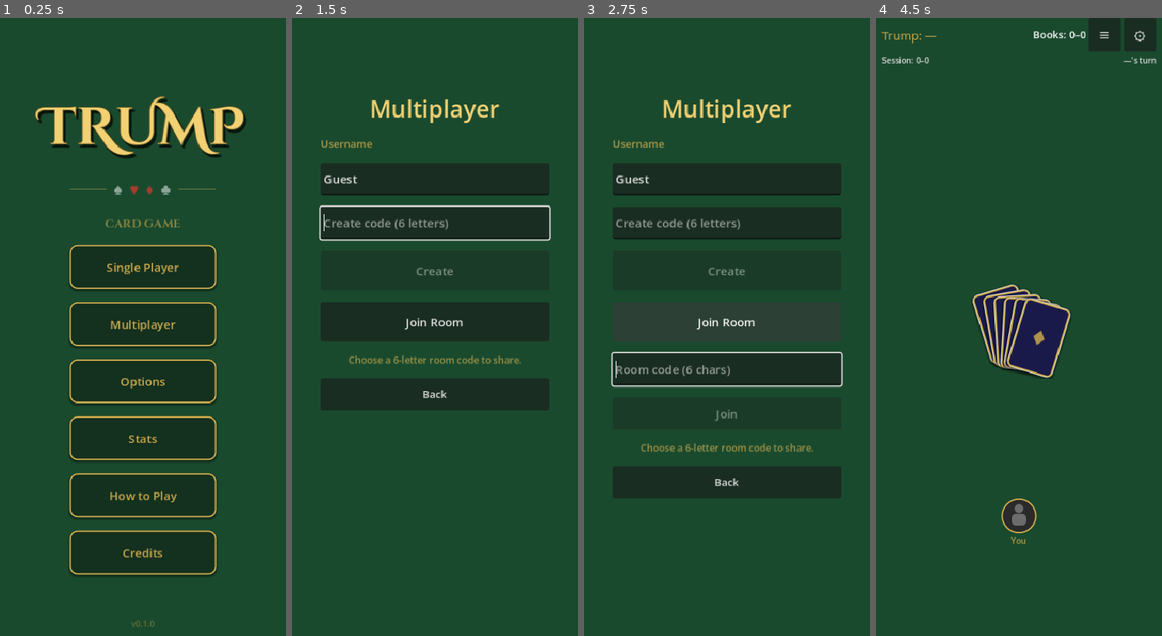
Above: before the commit, frames 1-4 (left to right).
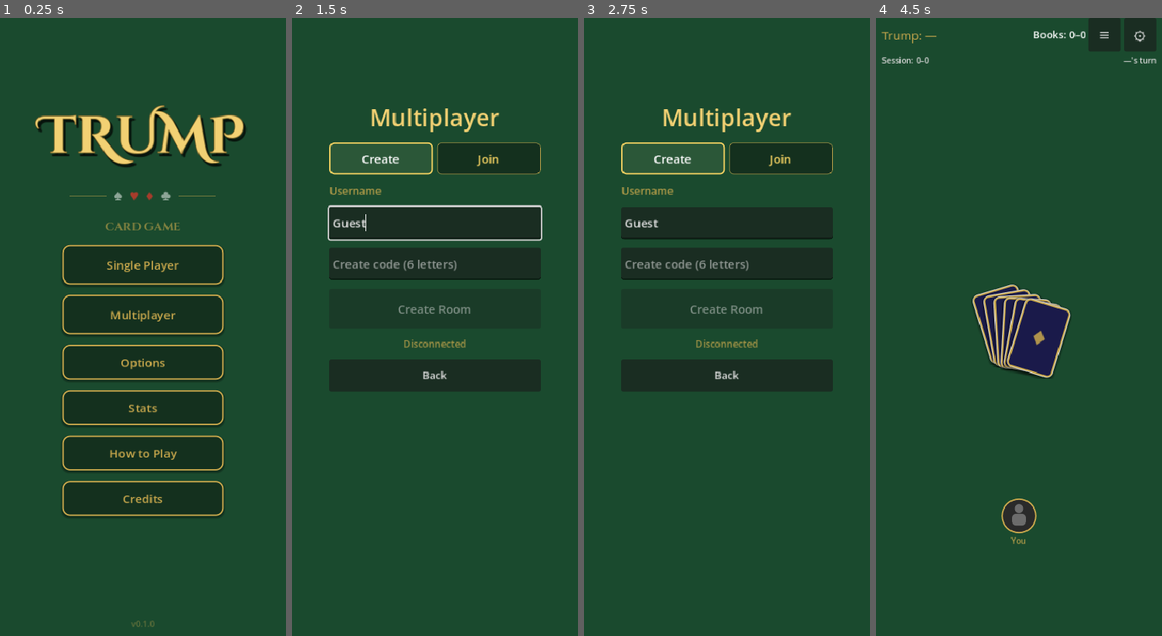
Above: after the commit, the same moments.

Repository: randyramsaywack/trump-mobile-card-game
Game: Godot game, scene res://scenes/main_menu.tscn
Two runs of this game, one before a commit and one after it. Both use one fixed random seed, a clock stepped at 60 frames per second and the inputs below.
Inputs (mouse positions are in pixels of both pictures, inside the frame that each line leads up to):
- Up to frame 1 (0.25 s): no input
- Up to frame 2 (1.5 s): click "Multiplayer" at 0.5 s; click (435, 228) at 1.25 s, where only the run before the commit has a clickable "Create Room"
- Up to frame 3 (2.75 s): click (727, 320) at 2 s, where only the run before the commit has a clickable "Join Room"
- Up to frame 4 (4.5 s): click (964, 160) at 2.75 s, where only the run after the commit has a clickable "Create"; click "Back" at 3.5 s; click "Single Player" at 4.25 s

The runs differ from the first frame. In frame 1, 18% of the frame differs, in the area x 12-86%, y 12-91%; in frame 2, 15%; in frame 3, 15%; in frame 4, nothing differs.

Commit message:
feat(ui): start Variant B mobile rehaul

Diff:
--- a/scenes/main_menu.tscn
+++ b/scenes/main_menu.tscn
@@ -1,6 +1,7 @@
-[gd_scene load_steps=5 format=3 uid="uid://mainmenu"]
+[gd_scene load_steps=6 format=3 uid="uid://mainmenu"]
 
 [ext_resource type="Script" path="res://scripts/ui/main_menu_ui.gd" id="1_mainmenu"]
+[ext_resource type="Script" path="res://scripts/ui/safe_area_margins.gd" id="2_safe"]
 
 [sub_resource type="StyleBoxFlat" id="SB_btn_normal"]
 bg_color = Color(0.08, 0.19, 0.12, 1)
@@ -45,11 +46,13 @@
 color = Color(0.102, 0.29, 0.18, 1)
 
 [node name="CenterLayout" type="VBoxContainer" parent="."]
+script = ExtResource("2_safe")
 anchor_left = 0.1
 anchor_top = 0.12
 anchor_right = 0.9
 anchor_bottom = 0.92
-theme_override_constants/separation = 18
+theme_override_constants/separation = 14
+base_gutter = 12.0
 
 [node name="TitleLabel" type="Label" parent="CenterLayout"]
 layout_mode = 2
@@ -118,7 +121,7 @@
 [node name="SinglePlayerBtn" type="Button" parent="CenterLayout"]
 layout_mode = 2
 size_flags_horizontal = 4
-custom_minimum_size = Vector2(200, 60)
+custom_minimum_size = Vector2(220, 54)
 text = "Single Player"
 theme_override_font_sizes/font_size = 16
 theme_override_colors/font_color = Color(0.788, 0.659, 0.298, 1)
@@ -131,7 +134,7 @@
 [node name="MultiplayerBtn" type="Button" parent="CenterLayout"]
 layout_mode = 2
 size_flags_horizontal = 4
-custom_minimum_size = Vector2(200, 60)
+custom_minimum_size = Vector2(220, 54)
 text = "Multiplayer"
 theme_override_font_sizes/font_size = 16
 theme_override_colors/font_color = Color(0.788, 0.659, 0.298, 1)
@@ -145,7 +148,7 @@
 [node name="OptionsBtn" type="Button" parent="CenterLayout"]
 layout_mode = 2
 size_flags_horizontal = 4
-custom_minimum_size = Vector2(200, 60)
+custom_minimum_size = Vector2(220, 48)
 text = "Options"
 theme_override_font_sizes/font_size = 16
 theme_override_colors/font_color = Color(0.788, 0.659, 0.298, 1)
@@ -158,7 +161,7 @@
 [node name="StatsBtn" type="Button" parent="CenterLayout"]
 layout_mode = 2
 size_flags_horizontal = 4
-custom_minimum_size = Vector2(200, 60)
+custom_minimum_size = Vector2(220, 48)
 text = "Stats"
 theme_override_font_sizes/font_size = 16
 theme_override_colors/font_color = Color(0.788, 0.659, 0.298, 1)
@@ -171,7 +174,7 @@
 [node name="HowToPlayBtn" type="Button" parent="CenterLayout"]
 layout_mode = 2
 size_flags_horizontal = 4
-custom_minimum_size = Vector2(200, 60)
+custom_minimum_size = Vector2(220, 48)
 text = "How to Play"
 theme_override_font_sizes/font_size = 16
 theme_override_colors/font_color = Color(0.788, 0.659, 0.298, 1)
@@ -184,7 +187,7 @@
 [node name="CreditsBtn" type="Button" parent="CenterLayout"]
 layout_mode = 2
 size_flags_horizontal = 4
-custom_minimum_size = Vector2(200, 60)
+custom_minimum_size = Vector2(220, 48)
 text = "Credits"
 theme_override_font_sizes/font_size = 16
 theme_override_colors/font_color = Color(0.788, 0.659, 0.298, 1)
--- a/scenes/ui/multiplayer_menu.tscn
+++ b/scenes/ui/multiplayer_menu.tscn
@@ -1,6 +1,31 @@
-[gd_scene format=3 uid="uid://qdguli7pojcg"]
+[gd_scene load_steps=5 format=3 uid="uid://qdguli7pojcg"]
 
 [ext_resource type="Script" path="res://scripts/ui/multiplayer_menu_ui.gd" id="1_mp_menu"]
+[ext_resource type="Script" path="res://scripts/ui/safe_area_margins.gd" id="2_safe"]
+
+[sub_resource type="StyleBoxFlat" id="SB_segment"]
+bg_color = Color(0.08, 0.19, 0.12, 1)
+border_width_left = 1
+border_width_top = 1
+border_width_right = 1
+border_width_bottom = 1
+border_color = Color(0.788, 0.659, 0.298, 0.55)
+corner_radius_top_left = 6
+corner_radius_top_right = 6
+corner_radius_bottom_right = 6
+corner_radius_bottom_left = 6
+
+[sub_resource type="StyleBoxFlat" id="SB_segment_active"]
+bg_color = Color(0.17, 0.34, 0.22, 1)
+border_width_left = 2
+border_width_top = 2
+border_width_right = 2
+border_width_bottom = 2
+border_color = Color(0.95, 0.82, 0.38, 1)
+corner_radius_top_left = 6
+corner_radius_top_right = 6
+corner_radius_bottom_right = 6
+corner_radius_bottom_left = 6
 
 [node name="MultiplayerMenu" type="Control"]
 script = ExtResource("1_mp_menu")
@@ -15,11 +40,13 @@
 color = Color(0.102, 0.29, 0.18, 1)
 
 [node name="Center" type="VBoxContainer" parent="."]
+script = ExtResource("2_safe")
 anchor_left = 0.1
 anchor_top = 0.12
 anchor_right = 0.9
 anchor_bottom = 0.92
-theme_override_constants/separation = 16
+theme_override_constants/separation = 12
+base_gutter = 12.0
 
 [node name="TitleLabel" type="Label" parent="Center"]
 layout_mode = 2
@@ -27,6 +54,35 @@
 horizontal_alignment = 1
 theme_override_font_sizes/font_size = 32
 theme_override_colors/font_color = Color(0.95, 0.82, 0.45, 1)
+
+[node name="ModeRow" type="HBoxContainer" parent="Center"]
+layout_mode = 2
+theme_override_constants/separation = 6
+
+[node name="CreateTabButton" type="Button" parent="Center/ModeRow"]
+layout_mode = 2
+size_flags_horizontal = 3
+custom_minimum_size = Vector2(0, 44)
+toggle_mode = true
+button_pressed = true
+text = "Create"
+theme_override_colors/font_color = Color(0.95, 0.82, 0.38, 1)
+theme_override_styles/normal = SubResource("SB_segment")
+theme_override_styles/hover = SubResource("SB_segment_active")
+theme_override_styles/pressed = SubResource("SB_segment_active")
+theme_override_styles/focus = SubResource("SB_segment_active")
+
+[node name="JoinTabButton" type="Button" parent="Center/ModeRow"]
+layout_mode = 2
+size_flags_horizontal = 3
+custom_minimum_size = Vector2(0, 44)
+toggle_mode = true
+text = "Join"
+theme_override_colors/font_color = Color(0.95, 0.82, 0.38, 1)
+theme_override_styles/normal = SubResource("SB_segment")
+theme_override_styles/hover = SubResource("SB_segment_active")
+theme_override_styles/pressed = SubResource("SB_segment_active")
+theme_override_styles/focus = SubResource("SB_segment_active")
 
 [node name="UsernameLabel" type="Label" parent="Center"]
 layout_mode = 2
@@ -48,7 +104,6 @@
 theme_override_font_sizes/font_size = 14
 
 [node name="CreateCodeEdit" type="LineEdit" parent="Center"]
-visible = false
 layout_mode = 2
 custom_minimum_size = Vector2(0, 44)
 max_length = 6
@@ -58,12 +113,6 @@
 layout_mode = 2
 custom_minimum_size = Vector2(0, 54)
 text = "Create Room"
-theme_override_font_sizes/font_size = 16
-
-[node name="JoinButton" type="Button" parent="Center"]
-layout_mode = 2
-custom_minimum_size = Vector2(0, 54)
-text = "Join Room"
 theme_override_font_sizes/font_size = 16
 
 [node name="JoinCodeEdit" type="LineEdit" parent="Center"]
@@ -76,8 +125,8 @@
 [node name="JoinConfirmButton" type="Button" parent="Center"]
 visible = false
 layout_mode = 2
-custom_minimum_size = Vector2(0, 44)
-text = "Join"
+custom_minimum_size = Vector2(0, 54)
+text = "Join Room"
 theme_override_font_sizes/font_size = 16
 
 [node name="StatusLabel" type="Label" parent="Center"]
--- a/scenes/ui/room_waiting.tscn
+++ b/scenes/ui/room_waiting.tscn
@@ -1,6 +1,7 @@
-[gd_scene format=3 uid="uid://roomwaiting"]
+[gd_scene load_steps=3 format=3 uid="uid://roomwaiting"]
 
 [ext_resource type="Script" path="res://scripts/ui/room_waiting_ui.gd" id="1_room_wait"]
+[ext_resource type="Script" path="res://scripts/ui/safe_area_margins.gd" id="2_safe"]
 
 [node name="RoomWaiting" type="Control"]
 script = ExtResource("1_room_wait")
@@ -15,11 +16,13 @@
 color = Color(0.102, 0.29, 0.18, 1)
 
 [node name="Center" type="VBoxContainer" parent="."]
+script = ExtResource("2_safe")
 anchor_left = 0.08
 anchor_top = 0.1
 anchor_right = 0.92
 anchor_bottom = 0.92
-theme_override_constants/separation = 14
+theme_override_constants/separation = 12
+base_gutter = 12.0
 
 [node name="TitleLabel" type="Label" parent="Center"]
 layout_mode = 2
@@ -45,21 +48,25 @@
 layout_mode = 2
 text = "Seat 1: Empty — AI will fill"
 theme_override_font_sizes/font_size = 18
+theme_override_colors/font_color = Color(0.92, 0.92, 0.92, 1)
 
 [node name="Seat1" type="Label" parent="Center"]
 layout_mode = 2
 text = "Seat 2: Empty — AI will fill"
 theme_override_font_sizes/font_size = 18
+theme_override_colors/font_color = Color(0.92, 0.92, 0.92, 1)
 
 [node name="Seat2" type="Label" parent="Center"]
 layout_mode = 2
 text = "Seat 3: Empty — AI will fill"
 theme_override_font_sizes/font_size = 18
+theme_override_colors/font_color = Color(0.92, 0.92, 0.92, 1)
 
 [node name="Seat3" type="Label" parent="Center"]
 layout_mode = 2
 text = "Seat 4: Empty — AI will fill"
 theme_override_font_sizes/font_size = 18
+theme_override_colors/font_color = Color(0.92, 0.92, 0.92, 1)
 
 [node name="StartButton" type="Button" parent="Center"]
 layout_mode = 2
--- a/scripts/ui/animation_manager.gd
+++ b/scripts/ui/animation_manager.gd
@@ -2,8 +2,8 @@
 extends RefCounted
 
 ## Centralized animation primitives for the game table UI.
-## All durations are scaled by Settings.anim_multiplier() so the Slow/Normal/Fast
-## animation-speed setting affects every animation uniformly.
+## All durations are scaled by Settings.anim_multiplier(); animation speed is
+## fixed in Settings rather than exposed as a user-facing setting.
 ## Every function returns a Tween the caller can `await tween.finished` on.
 
 const DEAL_DURATION := 0.3
--- a/scripts/ui/multiplayer_menu_ui.gd
+++ b/scripts/ui/multiplayer_menu_ui.gd
@@ -5,9 +5,10 @@
 
 @onready var username_edit: LineEdit = $Center/UsernameEdit
 @onready var rejoin_button: Button = $Center/RejoinButton
+@onready var create_tab_button: Button = $Center/ModeRow/CreateTabButton
+@onready var join_tab_button: Button = $Center/ModeRow/JoinTabButton
 @onready var create_code_edit: LineEdit = $Center/CreateCodeEdit
 @onready var create_button: Button = $Center/CreateButton
-@onready var join_button: Button = $Center/JoinButton
 @onready var join_code_edit: LineEdit = $Center/JoinCodeEdit
 @onready var join_confirm_button: Button = $Center/JoinConfirmButton
 @onready var status_label: Label = $Center/StatusLabel
@@ -16,6 +17,7 @@
 ## True between pressing Create/Join and receiving `room_joined`, so we can
 ## route the arriving ROOM_JOINED signal into the correct next-scene.
 var _pending_action: String = ""
+var _mode := "create"
 
 func _ready() -> void:
 	# The multiplayer username is persisted separately from the single-player
@@ -24,8 +26,9 @@
 	username_edit.text_changed.connect(_on_username_changed)
 	create_code_edit.text_changed.connect(_on_room_code_changed)
 	join_code_edit.text_changed.connect(_on_join_code_changed)
+	create_tab_button.pressed.connect(func(): _set_mode("create"))
+	join_tab_button.pressed.connect(func(): _set_mode("join"))
 	create_button.pressed.connect(_on_create_pressed)
-	join_button.pressed.connect(_on_join_pressed)
 	join_confirm_button.pressed.connect(_on_join_confirm_pressed)
 	rejoin_button.pressed.connect(_on_rejoin_pressed)
 	back_button.pressed.connect(_go_back)
@@ -33,6 +36,7 @@
 	NetworkState.connection_state_changed.connect(_on_connection_state_changed)
 	NetworkState.room_state_changed.connect(_on_room_state_changed)
 	NetworkState.error_received.connect(_on_error_received)
+	_set_mode("create")
 	_refresh_buttons()
 	_refresh_status()
 
@@ -56,9 +60,9 @@
 
 func _refresh_buttons() -> void:
 	var valid := _current_username() != ""
-	create_button.disabled = not valid or (create_code_edit.visible and not _is_valid_room_code(create_code_edit.text))
-	create_button.text = "Create" if create_code_edit.visible else "Create Room"
-	join_button.disabled = not valid
+	create_tab_button.button_pressed = _mode == "create"
+	join_tab_button.button_pressed = _mode == "join"
+	create_button.disabled = not valid or not _is_valid_room_code(create_code_edit.text)
 	join_confirm_button.disabled = not valid or not _is_valid_room_code(join_code_edit.text)
 	rejoin_button.disabled = not valid
 
@@ -78,12 +82,6 @@
 	NetworkState.local_username = Settings.mp_username
 
 func _on_create_pressed() -> void:
-	if not create_code_edit.visible:
-		create_code_edit.visible = true
-		create_code_edit.grab_focus()
-		status_label.text = "Choose a 6-letter room code to share."
-		_refresh_buttons()
-		return
 	var code := _normalize_room_code(create_code_edit.text)
 	if not _is_valid_room_code(code):
 		status_label.text = "Enter a 6-letter room code. Do not use I or O."
@@ -92,13 +90,6 @@
 	_pending_action = "create"
 	_start_connection_then(func(): NetworkState.create_room(code))
 
-func _on_join_pressed() -> void:
-	# Reveal the code input; actual send happens in _on_join_confirm_pressed.
-	join_code_edit.visible = true
-	join_confirm_button.visible = true
-	join_code_edit.grab_focus()
-	_refresh_buttons()
-
 func _on_join_confirm_pressed() -> void:
 	var code := _normalize_room_code(join_code_edit.text)
 	if not _is_valid_room_code(code):
@@ -106,6 +97,20 @@
 	_persist_username()
 	_pending_action = "join"
 	_start_connection_then(func(): NetworkState.join_room(code))
+
+func _set_mode(mode: String) -> void:
+	_mode = mode
+	var create_mode := _mode == "create"
+	create_code_edit.visible = create_mode
+	create_button.visible = create_mode
+	join_code_edit.visible = not create_mode
+	join_confirm_button.visible = not create_mode
+	status_label.text = "Choose a 6-letter room code to share." if create_mode else "Enter the shared room code."
+	if create_mode:
+		create_code_edit.grab_focus()
+	else:
+		join_code_edit.grab_focus()
+	_refresh_buttons()
 
 func _normalize_room_code(value: String) -> String:
 	return value.strip_edges().to_upper()
@@ -135,9 +140,8 @@
 	var code := Settings.last_room_code
 	if code.length() != Protocol.ROOM_CODE_LENGTH:
 		return
+	_set_mode("join")
 	join_code_edit.text = code
-	join_code_edit.visible = true
-	join_confirm_button.visible = true
 	_persist_username()
 	_pending_action = "join"
 	_start_connection_then(func(): NetworkState.join_room(code))
--- /dev/null
+++ b/scripts/ui/safe_area_margins.gd
@@ -0,0 +1,28 @@
+class_name SafeAreaMargins
+extends Control
+
+@export var base_gutter: float = 8.0
+
+func _ready() -> void:
+	_apply()
+	get_viewport().size_changed.connect(_apply)
+
+func _apply() -> void:
+	var safe := DisplayServer.get_display_safe_area()
+	var win_size := DisplayServer.window_get_size()
+	var vp_size := get_viewport_rect().size
+	var top := base_gutter
+	var bottom := base_gutter
+	var left := base_gutter
+	var right := base_gutter
+	if safe.size.x > 0 and safe.size.y > 0 and win_size.x > 0 and win_size.y > 0:
+		var sx := vp_size.x / float(win_size.x)
+		var sy := vp_size.y / float(win_size.y)
+		left = maxf(base_gutter, float(safe.position.x) * sx + base_gutter)
+		top = maxf(base_gutter, float(safe.position.y) * sy + base_gutter)
+		right = maxf(base_gutter, float(win_size.x - (safe.position.x + safe.size.x)) * sx + base_gutter)
+		bottom = maxf(base_gutter, float(win_size.y - (safe.position.y + safe.size.y)) * sy + base_gutter)
+	offset_left = left
+	offset_top = top
+	offset_right = -right
+	offset_bottom = -bottom
--- a/tests/rap31_auto_client.gd
+++ b/tests/rap31_auto_client.gd
@@ -177,6 +177,11 @@
 		push_warning("[rap31-auto:%s] failed screenshot err=%d" % [_username, err])
 
 func _on_error_received(code: String, message: String) -> void:
+	if code == Protocol.ERR_NOT_YOUR_TURN:
+		_action_pending = false
+		_last_action_key = ""
+		push_warning("[rap31-auto:%s] ignored stale action race: %s" % [_username, message])
+		return
 	_finish(false, "network error %s: %s" % [code, message])
 
 func _finish(ok: bool, message: String) -> void:
Not shown, added: scripts/ui/safe_area_margins.gd.uid
Not shown, changed: tests/run_rap31_ui_matrix.sh
